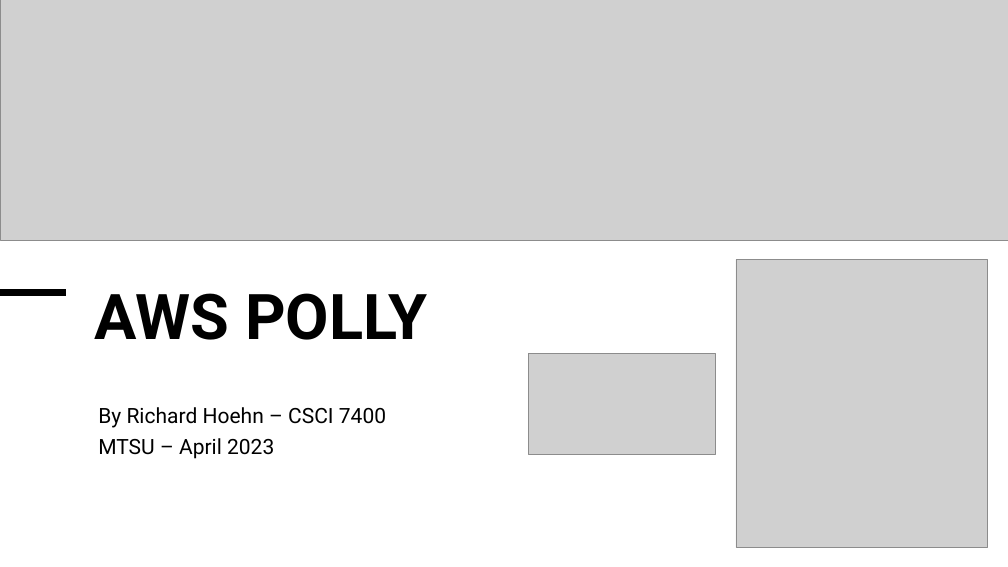
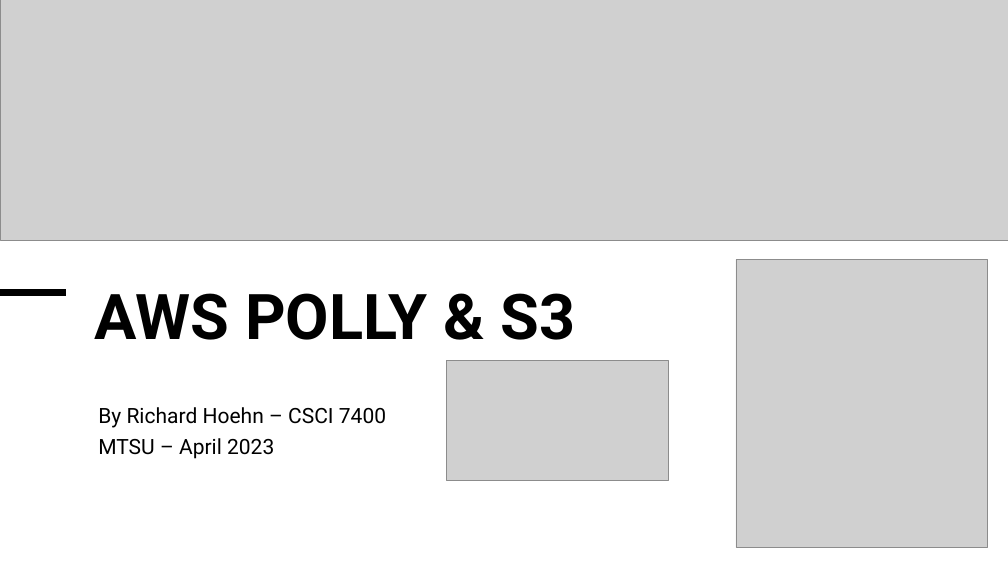
Before and after one commit to richardhoehn/mtsu.csci.7400.assignment02, a slide deck: slide 1 of presentation/HoehnAssignment2_Polly.pptx. Drawn at 1008x567 pixels with LibreOffice and Linux fonts; fonts in the diff are those of the drawing; grey boxes stand for pictures; background and template pictures are left out. Boxes give left, top, right and bottom in pixels: in the first picture for what was removed or moved away, otherwise in the second. Text is boxed around its words. In the diff, an @@ line names an element or a change of style, - is before the commit and + after.

```diff
--- a/presentation/HoehnAssignment2_Polly.pptx
+++ b/presentation/HoehnAssignment2_Polly.pptx
@@ title at [95,293,576,340]: text changed @@
-AWS POLLY
+AWS POLLY & S3
@@ picture: place and size @@
-picture at [529,354,715,454]
+picture at [446,360,668,480]
```
Also in this commit, not shown: 3 other slides changed, 3 slides added, 1 slide removed, 8 other files.
